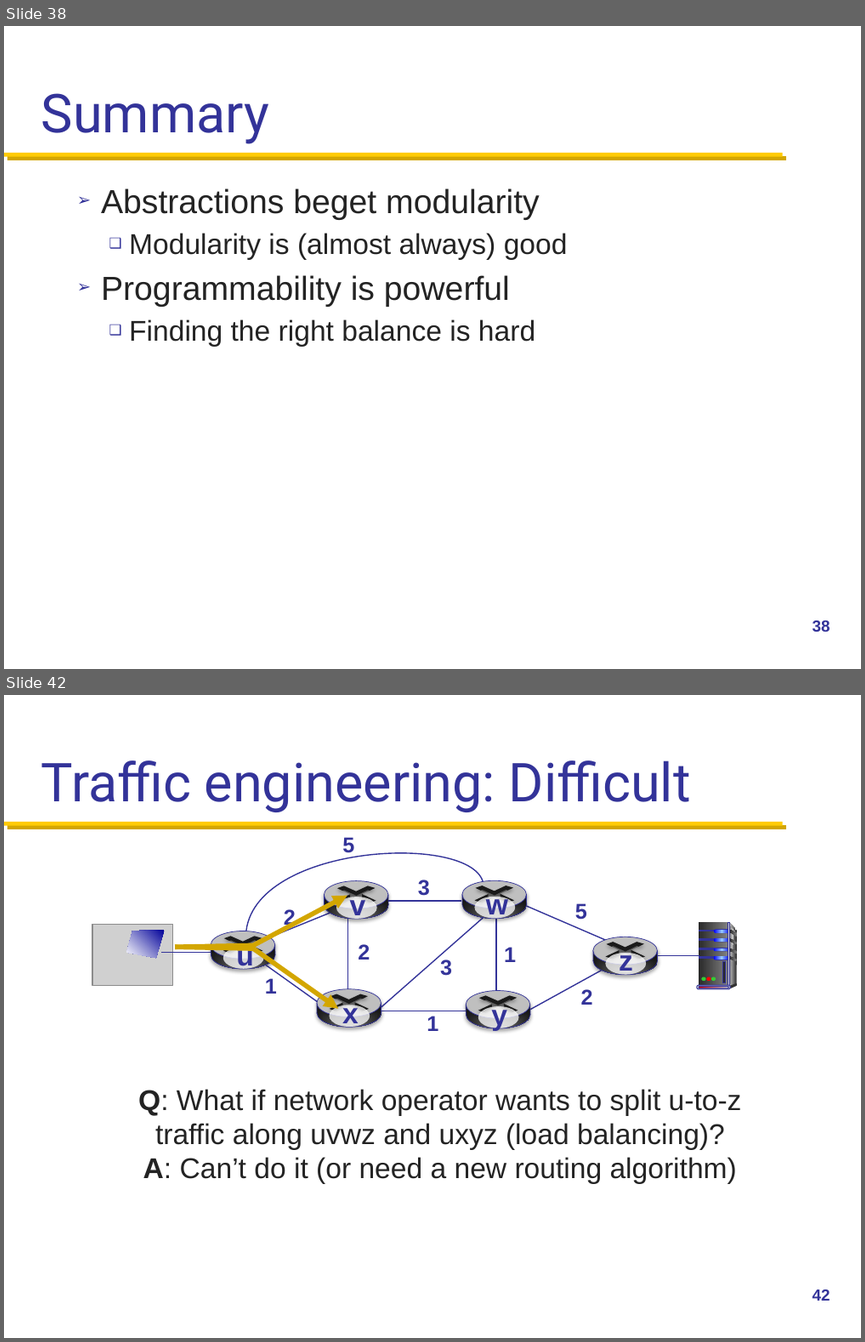
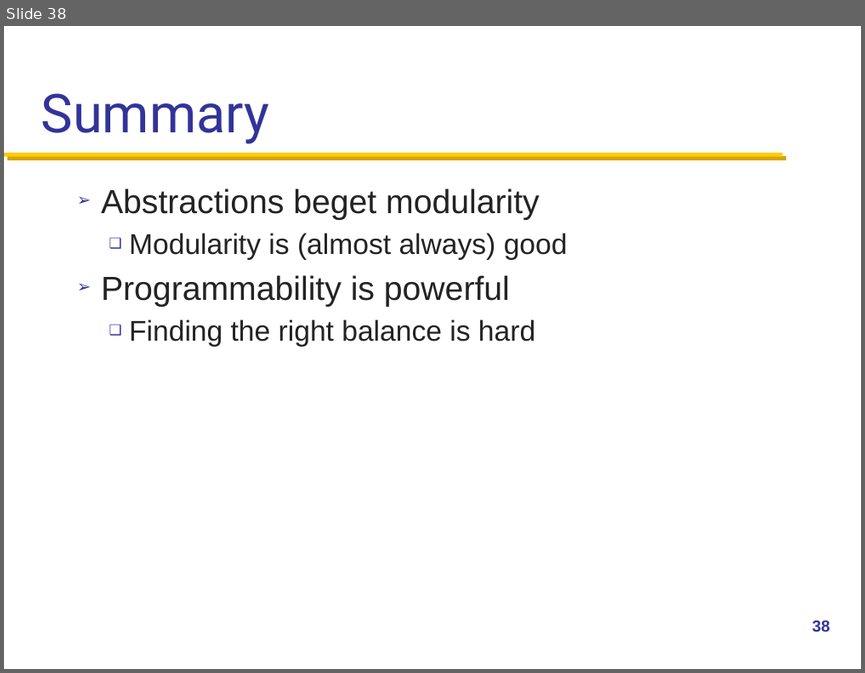
Before and after one commit to henryhxu/CSCI4430-ESTR4120, a slide deck: lectures/lec14.pptx. Shown one above the other, each under a label of ours: slides 38 and 42 before the commit, slide 38 after it; the slides between them are not shown. The pictures are 865x1342 and 865x673 pixels, drawn with LibreOffice and Linux fonts; fonts in the diff are those of the drawing; grey boxes stand for pictures; background and template pictures are left out. Boxes give left, top, right and bottom in pixels: in the first picture for what was removed or moved away, otherwise in the second. Text is boxed around its words. In the diff, an @@ line names an element or a change of style, - is before the commit and + after.

```diff
--- a/lectures/lec14.pptx
+++ b/lectures/lec14.pptx
@@ slide 42 removed at <box>4,695,861,1338</box>, background #FFFFFF; not listed: 1 template element that a slide beside it also shows @@
@@ title removed at <box>41,760,691,812</box> @@
-Traffic engineering: Difficult
@@ freeform shape removed at <box>175,896,347,947</box> @@
@@ freeform shape removed at <box>176,947,338,1009</box> @@
@@ group removed at <box>92,832,737,1031</box>: 42 freeform shapes, 22 ellipses, 16 texts, 14 lines, 13 rectangles, 10 rounded rectangles, 1 picture @@
-2
-2
-1
-3
-1
-1
-2
-5
-3
-5
-v
-w
-u
-z
-y
-x
@@ text removed at <box>138,1089,742,1184</box> @@
-Q: What if network operator wants to split u-to-z traffic along uvwz and uxyz (load balancing)?
-A: Can’t do it (or need a new routing algorithm)
@@ page number removed at <box>812,1289,830,1300</box> @@
-42
```
Also in this commit, not shown: 1 slide changed, 6 other slides removed.
